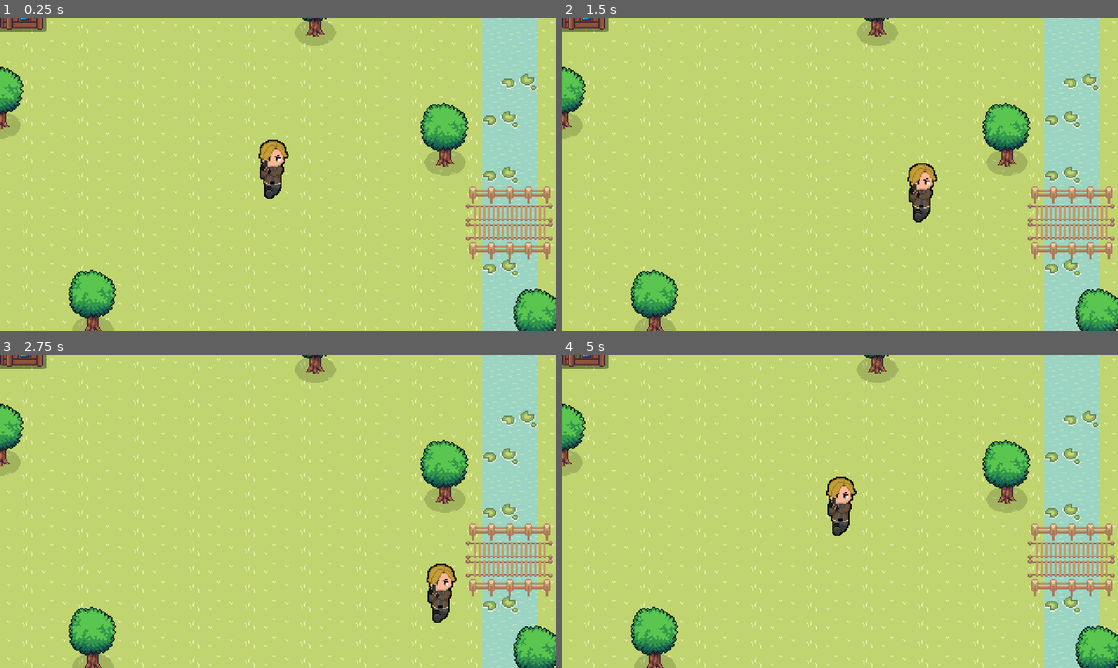
Above: before the commit, frames 1-4 (two rows, left to right).
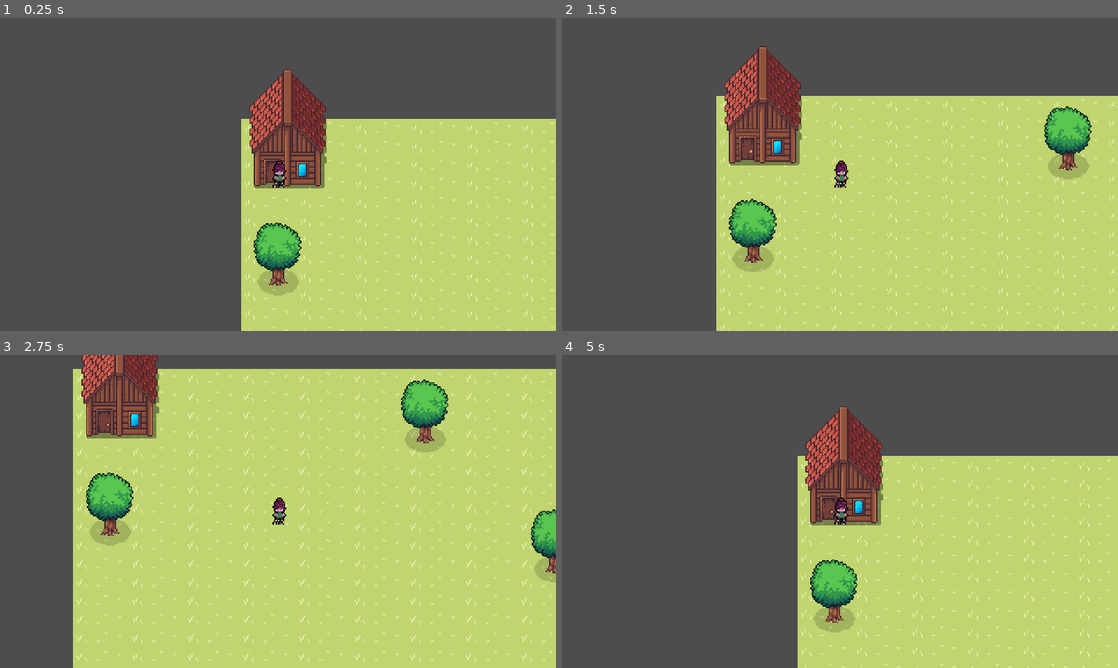
Above: after the commit, the same moments.

Repository: AqlanNaqib/Godot-mini-it-project
Game: Godot game, scene res://playground.tscn
Same seed, same stepped clock (60 frames per second), same inputs: the game is played once before the commit and once after it.
Inputs:
- Up to frame 1 (0.25 s): no input
- Up to frame 2 (1.5 s): tap Enter at 0.5 s; hold Right (right) 0.53-1.28 s; hold Down (down) from 1.28 s (still down)
- Up to frame 3 (2.75 s): release Down (down) at 2.03 s; hold Right (right) from 2.03 s (still down)
- Up to frame 4 (5 s): release Right (right) at 2.78 s; hold Up (up) 2.78-3.53 s; hold Left (left) from 3.53 s (still down)

The runs differ from the first frame. In frame 1, 76% of the frame differs, in the area x 0-100%, y 0-100%; in frame 2, 63%; in frame 3, 41%; in frame 4, 76%.

Commit message:
FIRST CHARACTER
FIRST MAIN CHARACTER WITHOUT ANIMATION DONE

Diff:
--- /dev/null
+++ b/Player/player_2.tscn
@@ -0,0 +1,20 @@
+[gd_scene load_steps=4 format=3 uid="uid://bktownt0k0myk"]
+
+[ext_resource type="Texture2D" uid="uid://bxxg02lq7oxaw" path="res://Player/Sprites/Idle.png" id="1_5dkbw"]
+[ext_resource type="Script" uid="uid://udcucymy8y5y" path="res://Player/Scripts/player.gd" id="1_42ffj"]
+
+[sub_resource type="CircleShape2D" id="CircleShape2D_42ffj"]
+
+[node name="Player2" type="CharacterBody2D"]
+script = ExtResource("1_42ffj")
+
+[node name="CollisionShape2D" type="CollisionShape2D" parent="."]
+shape = SubResource("CircleShape2D_42ffj")
+
+[node name="Sprite2D" type="Sprite2D" parent="."]
+texture_filter = 1
+texture = ExtResource("1_5dkbw")
+hframes = 8
+vframes = 6
+
+[node name="Camera2D" type="Camera2D" parent="Sprite2D"]
--- a/playground.tscn
+++ b/playground.tscn
@@ -1,12 +1,10 @@
 [gd_scene load_steps=4 format=3 uid="uid://brmv5ykswnrx"]
 
-[ext_resource type="PackedScene" uid="uid://cgxlb3vc2qqpr" path="res://Player/player.tscn" id="1_rupst"]
 [ext_resource type="PackedScene" uid="uid://b00wy6gk7qwg3" path="res://Tile Maps/grass-01.tscn" id="2_wt17y"]
+[ext_resource type="PackedScene" uid="uid://bktownt0k0myk" path="res://Player/player_2.tscn" id="3_is3ju"]
 [ext_resource type="PackedScene" uid="uid://cd05to7pln60k" path="res://Tile Maps/grass-02.tscn" id="3_m8u5f"]
 
 [node name="Playground" type="Node2D"]
-
-[node name="Player" parent="." instance=ExtResource("1_rupst")]
 
 [node name="Grass-01" parent="." instance=ExtResource("2_wt17y")]
 layer_0/tile_data = PackedInt32Array(-131074, 12, 6, -131073, 65548, 6, -196608, 131084, 6, -65538, 12, 6, -65537, 6554 …(16209 unchanged characters)…
@@ -19,3 +17,5 @@
 layer_4/name = "Layer4"
 
 [node name="Grass-02" parent="." instance=ExtResource("3_m8u5f")]
+
+[node name="Player2" parent="." instance=ExtResource("3_is3ju")]
Binary file added: Player/Sprites/Idle.png
Not shown, added: Player/Sprites/Idle.png.import
Binary file added: Player/Sprites/orc1_idle_full.png
Not shown, added: Player/Sprites/orc1_idle_full.png.import
Binary file added: Player/Sprites/orc2_idle_full.png
Not shown, added: Player/Sprites/orc2_idle_full.png.import
Binary file added: Player/Sprites/orc3_idle_full.png
Not shown, added: Player/Sprites/orc3_idle_full.png.import
